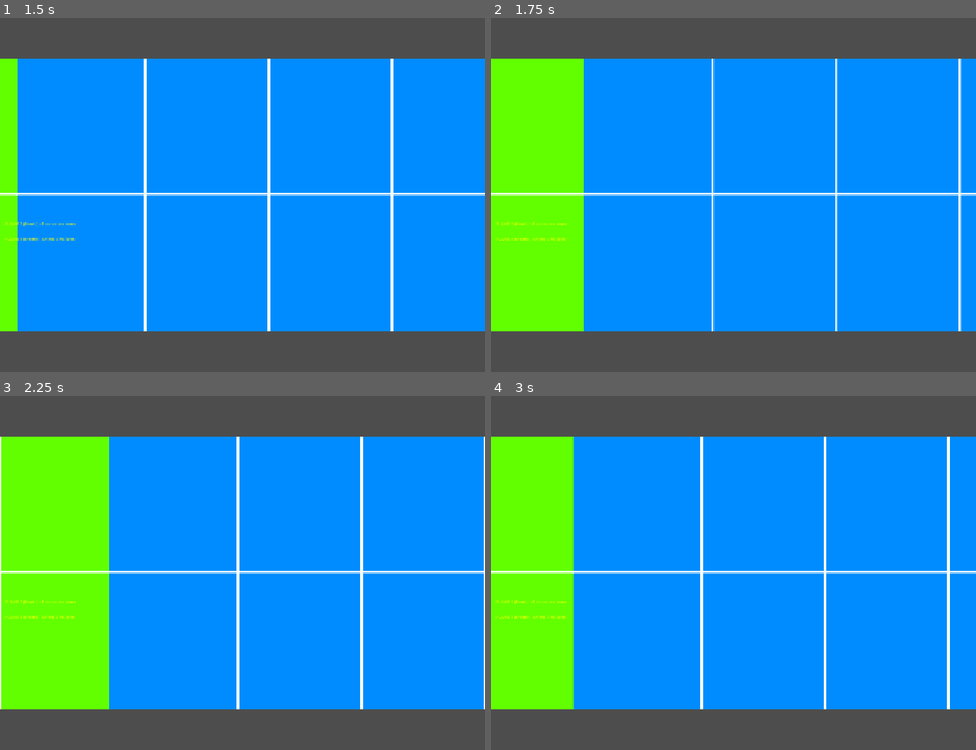
Above: before the commit, frames 1-4 (two rows, left to right).
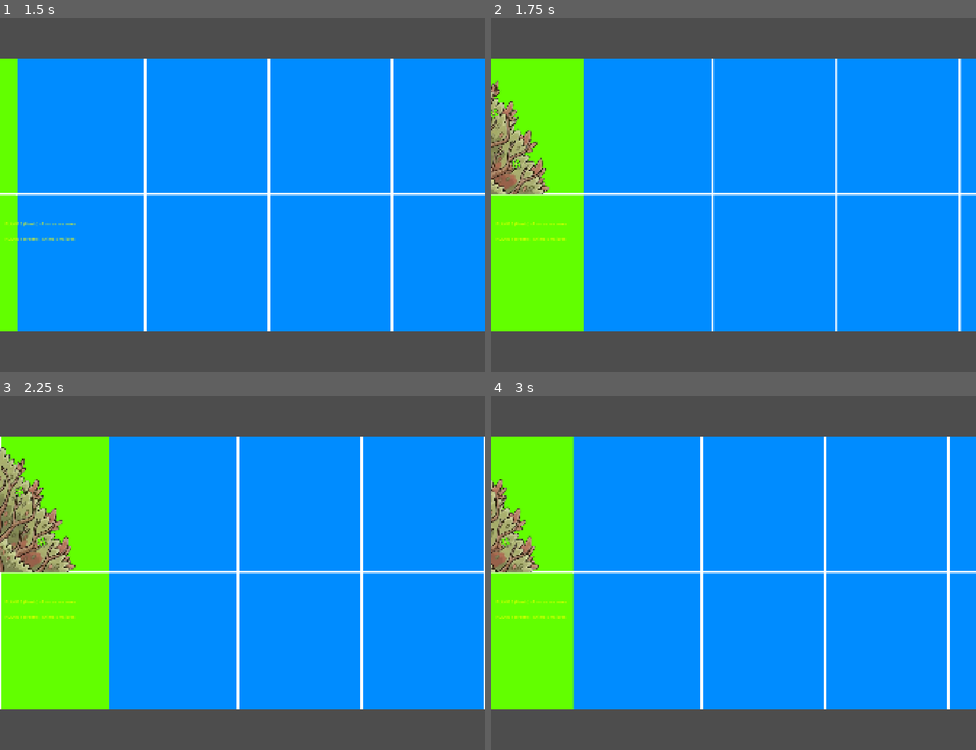
Above: after the commit, the same moments.

Repository: BrandonDiasDev/exploring-animals
Game: Godot game, scene res://scenes/world/world.tscn
Same seed, same stepped clock (60 frames per second), same inputs: the game is played once before the commit and once after it.
Inputs (mouse positions are in pixels of both pictures, inside the frame that each line leads up to):
- Up to frame 1 (1.5 s): tap Enter at 0.5 s; move the mouse to (349, 177) at 0.52 s; click (349, 177) at 0.67 s; tap Space at 1.25 s; drag from (145, 212) to (218, 265) at 1.27 s
- Up to frame 2 (1.75 s): no input
- Up to frame 3 (2.25 s): move the mouse to (291, 495) at 2.02 s; click (291, 495) at 2.17 s
- Up to frame 4 (3 s): tap Enter at 2.75 s; drag from (709, 643) to (588, 519) at 2.77 s

Frame 1 is identical in both runs. In frame 2, 2.2% of the frame differs, in the area x 0-12%, y 17-50%; in frame 3, 3.3%, in the area x 0-16%, y 14-50%; in frame 4, 1.6%.

Commit message:
Add bush and tamandua components with associated assets and scripts
- Introduced a new bush scene with a sprite and collision detection.
- Added a tamandua scene with a sprite and collision shape.
- Created a bush script to handle interactions and reveal a hidden animal.
- Included texture import settings for the bush sprite.
- Ensured proper management of the hidden animal's visibility and state.

Diff:
--- /dev/null
+++ b/scenes/components/bush.tscn
@@ -0,0 +1,24 @@
+[gd_scene load_steps=5 format=3 uid="uid://ck605vpg4glho"]
+
+[ext_resource type="Script" uid="uid://dxowuprhe2wap" path="res://scripts/bush.gd" id="1_bush1"]
+[ext_resource type="Texture2D" uid="uid://b6c3ei44de8fe" path="res://assets/vegetation/arbusto01.png" id="2_bush2"]
+[ext_resource type="PackedScene" uid="uid://brjgm5r7cqny8" path="res://scenes/components/tamandua.tscn" id="3_bush3"]
+
+[sub_resource type="RectangleShape2D" id="RectangleShape2D_bush4"]
+size = Vector2(571, 485)
+
+[node name="Bush" type="Node2D"]
+script = ExtResource("1_bush1")
+
+[node name="BushSprite" type="Sprite2D" parent="."]
+texture = ExtResource("2_bush2")
+
+[node name="Area2D" type="Area2D" parent="."]
+
+[node name="CollisionShape2D" type="CollisionShape2D" parent="Area2D"]
+position = Vector2(7.5, 8.5)
+shape = SubResource("RectangleShape2D_bush4")
+
+[node name="HiddenAnimal" parent="." instance=ExtResource("3_bush3")]
+z_index = 1
+position = Vector2(-20, 4)
--- /dev/null
+++ b/scenes/components/tamandua.tscn
@@ -0,0 +1,24 @@
+[gd_scene load_steps=4 format=3 uid="uid://brjgm5r7cqny8"]
+
+[ext_resource type="Script" uid="uid://dymxkx07niar6" path="res://scripts/animal.gd" id="1_tdua1"]
+[ext_resource type="Texture2D" uid="uid://bfoiq1ee5ed8n" path="res://assets/animals/tamanduá.png" id="2_tdua2"]
+
+[sub_resource type="CapsuleShape2D" id="CapsuleShape2D_tdua3"]
+radius = 161.0
+height = 1119.9825
+
+[node name="Tamandua" type="Node2D"]
+script = ExtResource("1_tdua1")
+animal_name = "Tamanduá"
+
+[node name="Sprite2D" type="Sprite2D" parent="."]
+texture = ExtResource("2_tdua2")
+
+[node name="Area2D" type="Area2D" parent="."]
+
+[node name="CollisionShape2D" type="CollisionShape2D" parent="Area2D"]
+position = Vector2(-24, 28)
+rotation = 1.729132
+shape = SubResource("CapsuleShape2D_tdua3")
+
+[node name="AnimationPlayer" type="AnimationPlayer" parent="."]
--- a/scenes/world/world_segment.tscn
+++ b/scenes/world/world_segment.tscn
@@ -1,7 +1,8 @@
-[gd_scene load_steps=3 format=3 uid="uid://bxwcxrsd0eubi"]
+[gd_scene load_steps=4 format=3 uid="uid://bxwcxrsd0eubi"]
 
 [ext_resource type="Texture2D" uid="uid://tj77c64vafqu" path="res://assets/backgrounds/green.png" id="1_48ca7"]
 [ext_resource type="PackedScene" uid="uid://cqbwu75urmps8" path="res://scenes/components/capivara.tscn" id="2_kgxi7"]
+[ext_resource type="PackedScene" uid="uid://ck605vpg4glho" path="res://scenes/components/bush.tscn" id="3_bush1"]
 
 [node name="WorldSegment" type="Node2D"]
 
@@ -12,11 +13,12 @@
 [node name="Plane2" type="Node2D" parent="."]
 z_as_relative = false
 
+[node name="Bush1" parent="Plane2" instance=ExtResource("3_bush1")]
+position = Vector2(523, -253)
+
 [node name="Plane1" type="Node2D" parent="."]
 z_index = 10
 z_as_relative = false
 
 [node name="Capivara" parent="Plane1" instance=ExtResource("2_kgxi7")]
 position = Vector2(-524, 215)
-
-[node name="Bush1" type="Sprite2D" parent="Plane1"]
--- /dev/null
+++ b/scripts/bush.gd
@@ -0,0 +1,115 @@
+extends Node2D
+class_name Bush
+
+signal animal_revealed(animal: Animal)
+
+@export var bush_name := "Arbusto"
+@export var is_revealed := false
+
+@onready var bush_sprite: Sprite2D = $BushSprite
+@onready var area: Area2D = $Area2D
+@onready var hidden_animal: Animal = $HiddenAnimal
+
+var is_pressed := false
+var press_timer := 0.0
+const LONG_PRESS_TIME := 0.5
+var mouse_captured := false
+
+func _ready():
+	add_to_group("bushes")
+	area.input_event.connect(_on_area_input_event)
+
+	if is_revealed:
+		_apply_revealed_state()
+	else:
+		_apply_hidden_state()
+
+# ─── Estado inicial ────────────────────────────────────────────────────────────
+
+func _apply_hidden_state():
+	if hidden_animal:
+		hidden_animal.visible = false
+		hidden_animal.is_hidden = true
+		# Protege o animal de ser gerenciado pelo world_manager enquanto está na moita
+		hidden_animal.set_meta("managed_by_bush", true)
+
+func _apply_revealed_state():
+	if hidden_animal:
+		hidden_animal.visible = true
+		hidden_animal.is_hidden = false
+
+# ─── Input ─────────────────────────────────────────────────────────────────────
+
+func _on_area_input_event(_viewport, event: InputEvent, _shape_idx):
+	# Moita já revelada: ignora cliques no arbusto (animal responde sozinho)
+	if is_revealed:
+		return
+
+	if event is InputEventMouseButton and event.button_index == MOUSE_BUTTON_LEFT:
+		if event.pressed:
+			is_pressed = true
+			press_timer = 0.0
+			mouse_captured = true
+			set_process_input(true)
+			get_viewport().set_input_as_handled()
+
+func _input(event):
+	if not mouse_captured:
+		return
+
+	if event is InputEventMouseButton and event.button_index == MOUSE_BUTTON_LEFT:
+		if not event.pressed:
+			if is_pressed and press_timer < LONG_PRESS_TIME:
+				on_click()
+			_reset_input_state()
+			get_viewport().set_input_as_handled()
+
+func _reset_input_state():
+	is_pressed = false
+	mouse_captured = false
+	set_process_input(false)
+
+func _process(delta):
+	if is_pressed:
+		press_timer += delta
+
+# ─── Revelar animal ────────────────────────────────────────────────────────────
+
+func on_click():
+	if is_revealed:
+		return
+	reveal_animal()
+
+func reveal_animal():
+	is_revealed = true
+
+	# Desabilita a área imediatamente para evitar cliques duplos
+	area.set_deferred("monitoring", false)
+
+	# Animação de susto do arbusto
+	var bush_tween = create_tween()
+	bush_tween.tween_property(bush_sprite, "scale", Vector2(1.25, 0.75), 0.08)
+	bush_tween.tween_property(bush_sprite, "scale", Vector2(0.85, 1.25), 0.08)
+	bush_tween.tween_property(bush_sprite, "scale", Vector2(1.0, 1.0), 0.25) \
+		.set_ease(Tween.EASE_OUT).set_trans(Tween.TRANS_BACK)
+
+	await bush_tween.finished
+
+	# Apresenta o animal com pop-in
+	if hidden_animal:
+		# Guardar a scale correta que _sync_visual_to_plane definiu no _ready()
+		var target_scale = hidden_animal.scale
+		hidden_animal.is_hidden = false
+		hidden_animal.visible = true
+		hidden_animal.scale = Vector2(0.05, 0.05)
+
+		var animal_tween = create_tween()
+		animal_tween.tween_property(hidden_animal, "scale", target_scale * 1.2, 0.3) \
+			.set_ease(Tween.EASE_OUT).set_trans(Tween.TRANS_BACK)
+		animal_tween.tween_property(hidden_animal, "scale", target_scale, 0.1)
+
+		await animal_tween.finished
+		# Libera o animal para ser gerenciado normalmente pelo world_manager
+		if hidden_animal.has_meta("managed_by_bush"):
+			hidden_animal.remove_meta("managed_by_bush")
+		emit_signal("animal_revealed", hidden_animal)
--- a/scripts/infinite_scroller.gd
+++ b/scripts/infinite_scroller.gd
@@ -55,12 +55,28 @@
 	if world_manager.has_method("check_and_create_missing_animal"):
 		world_manager.check_and_create_missing_animal(segment)
 
+	# Restaurar estado das moitas
+	var bushes = []
+	find_bushes_recursive(segment, bushes)
+	for bush in bushes:
+		if world_manager.has_method("restore_bush_state"):
+			world_manager.restore_bush_state(bush)
+
 func find_animals_recursive(node, animals_array):
 	if node.is_in_group("animals"):
 		animals_array.append(node)
-
+	# Não entrar dentro de uma moita — o animal escondido é gerenciado pela moita
+	if node.is_in_group("bushes"):
+		return
 	for child in node.get_children():
 		find_animals_recursive(child, animals_array)
+
+func find_bushes_recursive(node, bushes_array):
+	if node.is_in_group("bushes"):
+		bushes_array.append(node)
+		return  # Não descer para dentro do arbusto
+	for child in node.get_children():
+		find_bushes_recursive(child, bushes_array)
 
 func save_segment_animals(segment):
 	"""Save state of all animals before segment is destroyed"""
@@ -129,6 +145,13 @@
 		if world_manager and world_manager.has_method("clear_active_animal"):
 			world_manager.clear_active_animal(animal)
 
+	# Salvar estado das moitas
+	var bushes_before = []
+	find_bushes_recursive(old_segment, bushes_before)
+	for bush in bushes_before:
+		if world_manager and world_manager.has_method("save_bush_state"):
+			world_manager.save_bush_state(bush)
+
 	old_segment.queue_free()
 
 	# Choose scene_index based on neighboring segments to maintain alternation
--- a/scripts/world_manager.gd
+++ b/scripts/world_manager.gd
@@ -12,6 +12,7 @@
 var can_start_camera_drag := true
 
 var animals_state := {}
+var bushes_state := {}
 var world_width: float = 0.0
 
 func _ready():
@@ -28,6 +29,7 @@
 		world_width = 1920.0
 
 	connect_animal_signals()
+	connect_bush_signals()
 
 func connect_animal_signals():
 	await get_tree().process_frame
@@ -42,6 +44,75 @@
 		if animal.has_signal("animal_clicked"):
 			animal.animal_clicked.connect(_on_animal_clicked)
 
+func connect_bush_signals():
+	await get_tree().process_frame
+
+	var bushes = get_tree().get_nodes_in_group("bushes")
+	for bush in bushes:
+		reconnect_bush_signals(bush)
+
+func reconnect_bush_signals(bush):
+	if bush.has_signal("animal_revealed"):
+		if bush.animal_revealed.is_connected(_on_bush_animal_revealed):
+			bush.animal_revealed.disconnect(_on_bush_animal_revealed)
+		bush.animal_revealed.connect(_on_bush_animal_revealed)
+
+func _on_bush_animal_revealed(animal: Animal):
+	"""Quando um animal sai de uma moita, conecta seus sinais e registra estado inicial"""
+	reconnect_animal_signals(animal)
+	# Salva estado inicial para que sobreviva à reciclagem do segmento
+	var animal_id = get_animal_unique_id(animal)
+	if not animals_state.has(animal_id):
+		var segment = get_segment_for_animal(animal)
+		if segment:
+			animals_state[animal_id] = {
+				"plane": animal.current_plane,
+				"scene_index": segment.get_meta("scene_index", -1),
+				"local_position": animal.position,
+				"scale": animal.scale,
+				"is_hidden": false
+			}
+			animals_state[animal_id + "_active_node"] = animal
+			print("[BUSH REVEAL] Registered animal:", animal_id)
+
+# ─── Estado das moitas ──────────────────────────────────────────────────────────
+
+func get_bush_unique_id(bush) -> String:
+	return "bush/" + bush.name
+
+func save_bush_state(bush):
+	var bush_id = get_bush_unique_id(bush)
+	var segment = get_node_or_null_in_parents(bush)
+	if not segment:
+		return
+	bushes_state[bush_id] = {
+		"is_revealed": bush.is_revealed,
+		"scene_index": segment.get_meta("scene_index", -1)
+	}
+
+func restore_bush_state(bush):
+	var bush_id = get_bush_unique_id(bush)
+	if not bushes_state.has(bush_id):
+		connect_bush_signals_for(bush)
+		return
+	var state = bushes_state[bush_id]
+	if state["is_revealed"]:
+		bush.is_revealed = true
+		bush._apply_revealed_state()
+	connect_bush_signals_for(bush)
+
+func connect_bush_signals_for(bush):
+	reconnect_bush_signals(bush)
+
+func get_node_or_null_in_parents(node) -> Node2D:
+	"""Retorna o segmento pai do nó (filho direto do InfiniteScroller)"""
+	var current = node.get_parent()
+	while current:
+		if current.get_parent() == infinite_scroller:
+			return current
+		current = current.get_parent()
+	return null
+
 
 
 func get_animal_unique_id(animal) -> String:
@@ -58,6 +129,10 @@
 	return null
 
 func save_animal_state(animal):
+	# Animais ainda dentro de uma moita são gerenciados pela moita, não por aqui
+	if animal.has_meta("managed_by_bush"):
+		return
+
 	var animal_id = get_animal_unique_id(animal)
 
 	if not animal.visible:
Binary file added: assets/vegetation/arbusto01.png
Not shown, added: assets/vegetation/arbusto01.png.import
Not shown, added: scripts/bush.gd.uid
